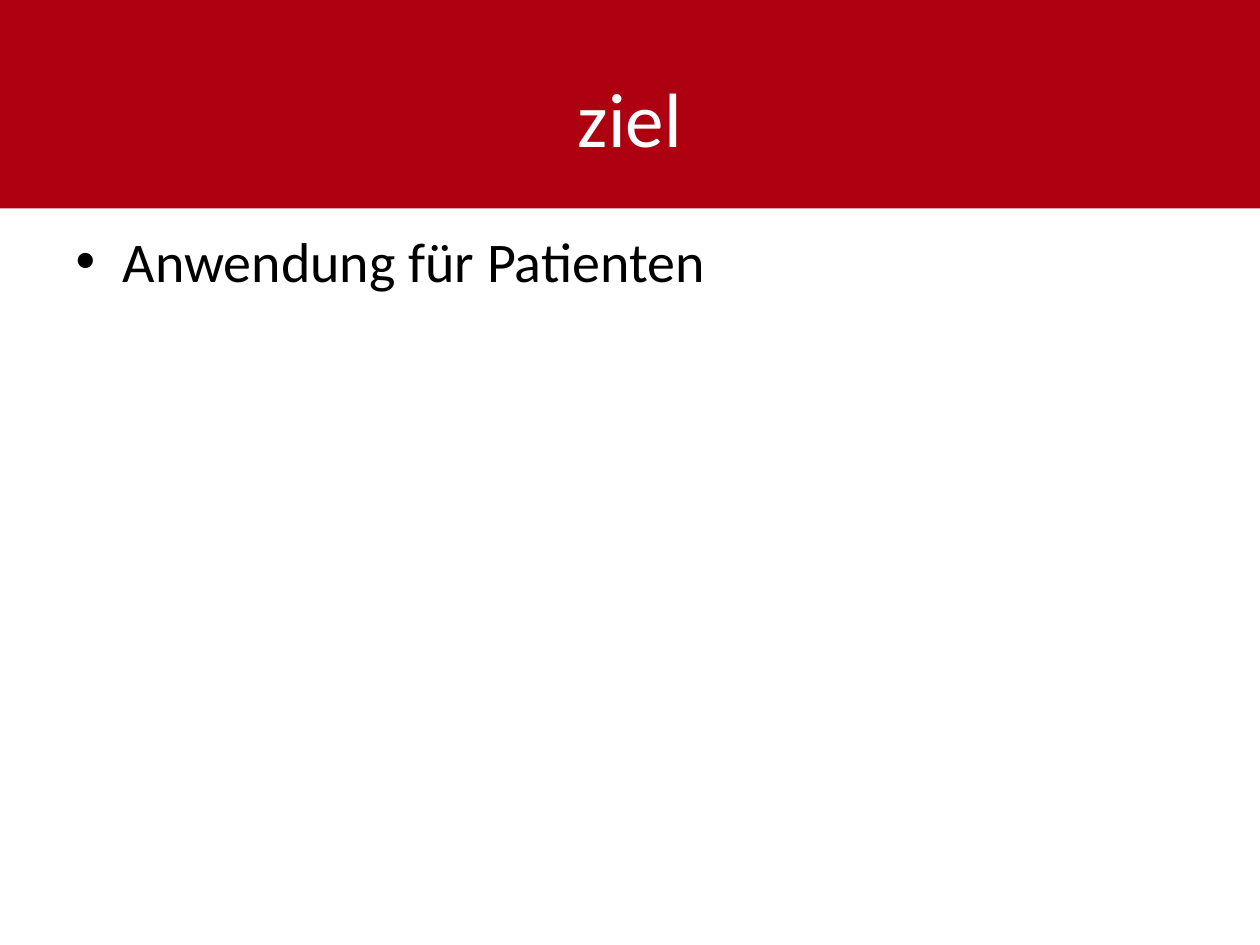
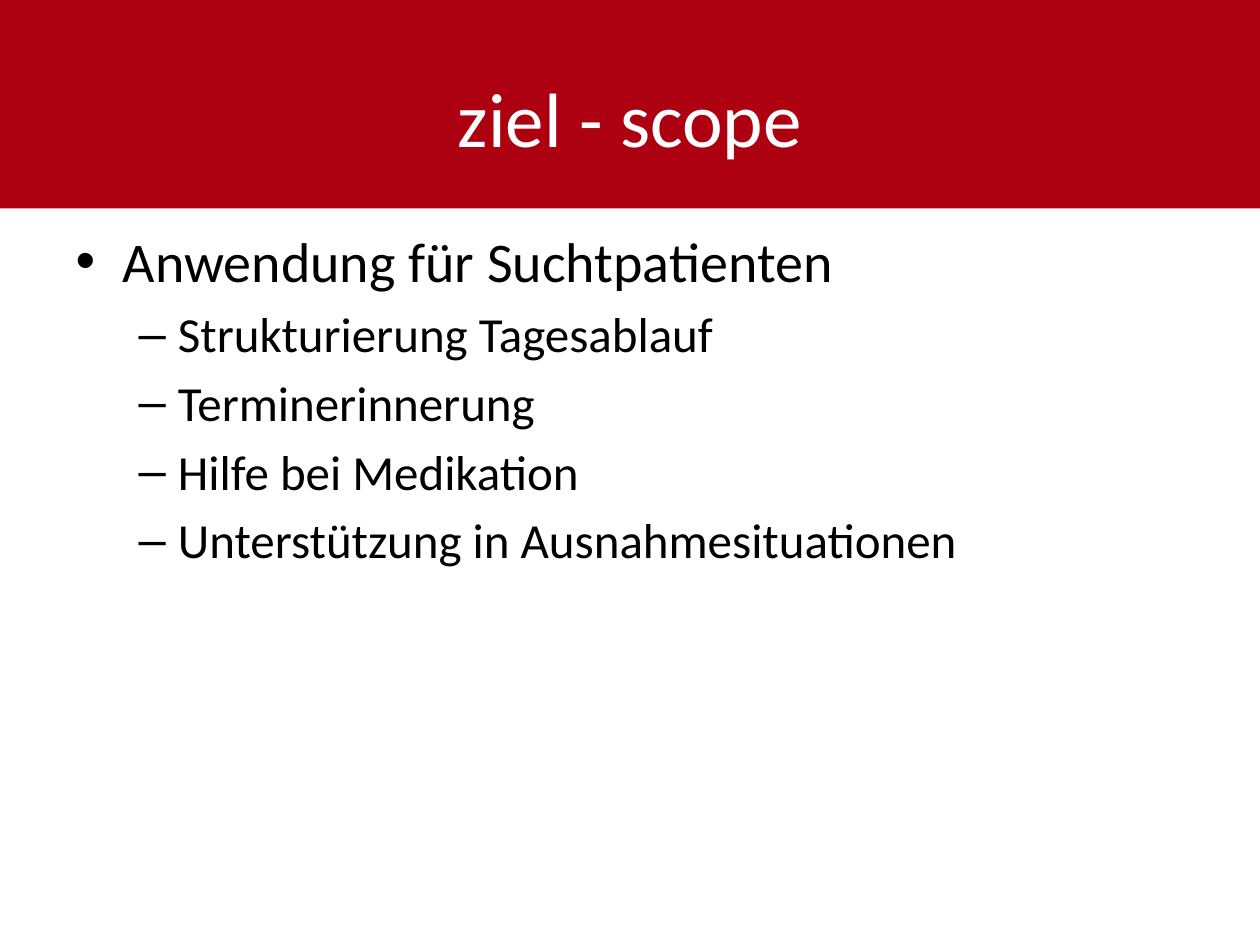
Before and after one commit to shylux/ch.bfh.bti7081.s2015.rot, a slide deck: slide 3 of doc/task03/Design_Thinking_final.pptx (slide 2 before the commit). Drawn at 1260x945 pixels with LibreOffice and Linux fonts; fonts in the diff are those of the drawing. Boxes give left, top, right and bottom in pixels: in the first picture for what was removed or moved away, otherwise in the second. Text is boxed around its words. In the diff, an @@ line names an element or a change of style, - is before the commit and + after.

Commit message:
updated presentation

```diff
--- a/doc/task03/Design_Thinking_final.pptx
+++ b/doc/task03/Design_Thinking_final.pptx
@@ title at bbox=[458, 93, 801, 160]: text changed @@
-ziel
+ziel - scope
@@ text at bbox=[123, 243, 957, 567]: text changed; size 32 to 28 pt @@
-• Anwendung für Patienten
+• Anwendung für Suchtpatienten
+  – Strukturierung Tagesablauf
+  – Terminerinnerung
+  – Hilfe bei Medikation
+  – Unterstützung in Ausnahmesituationen
```
Also in this commit, not shown: 3 other slides changed, 2 slides added.
